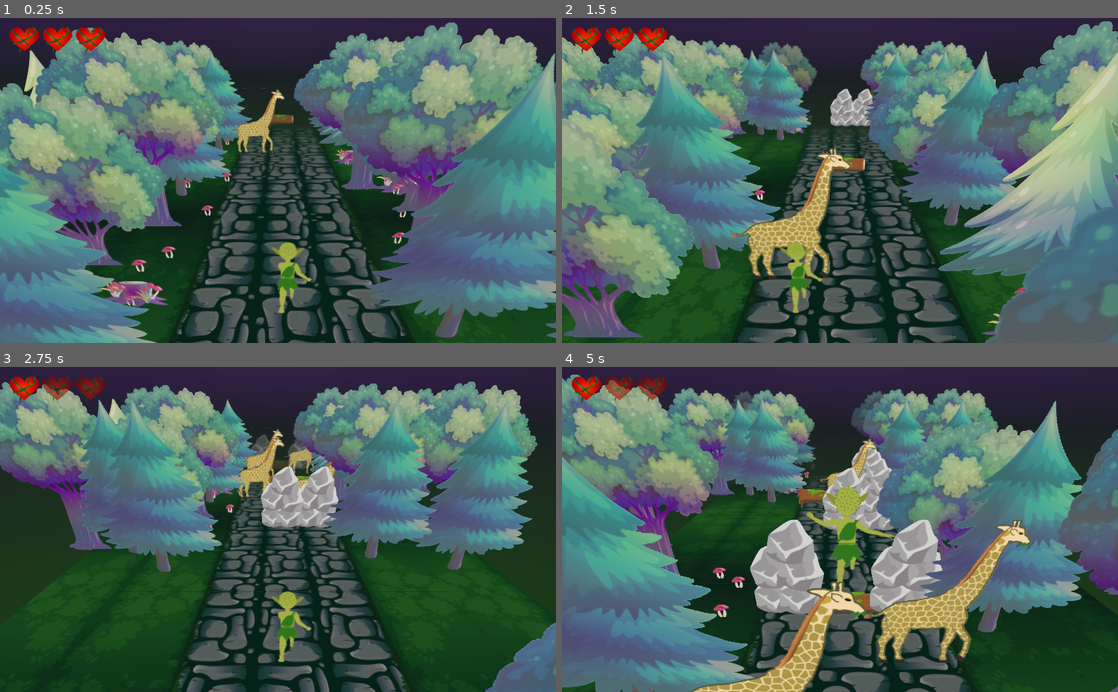
Above: before the commit, frames 1-4 (two rows, left to right).
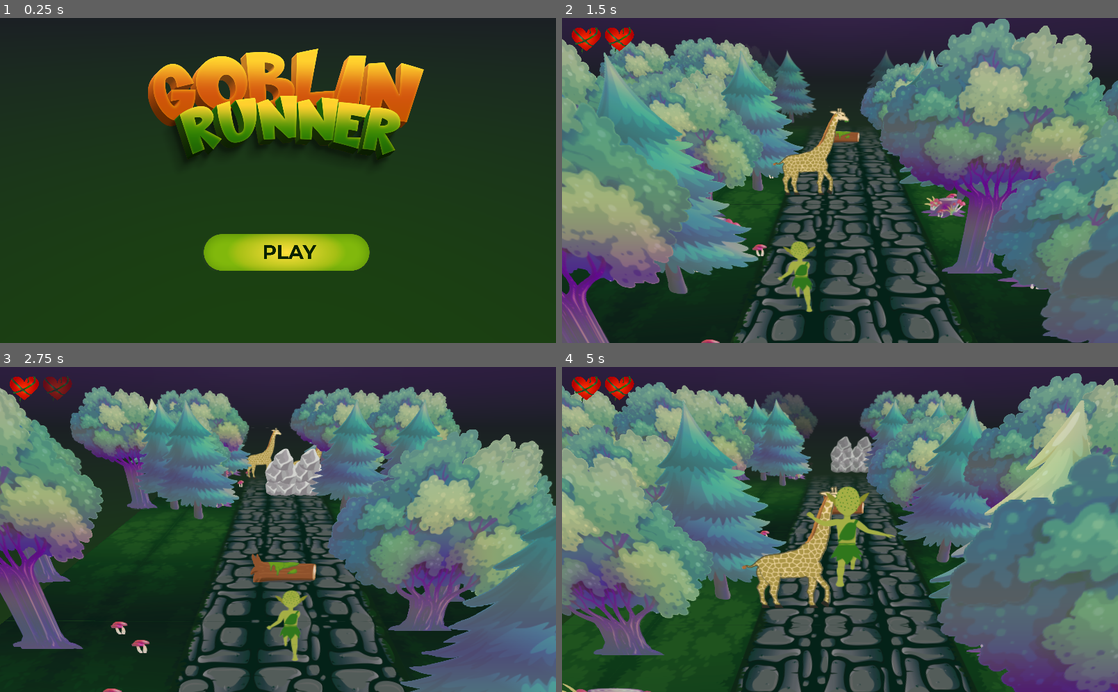
Above: after the commit, the same moments.

Repository: RafaelKuhn/globin
Game: Godot game, scene res://Menu.tscn
Same seed, same stepped clock (60 frames per second), same inputs: the game is played once before the commit and once after it. Before the commit the project starts from res://Game.tscn.
Inputs (mouse positions are in pixels of both pictures, inside the frame that each line leads up to):
- Up to frame 1 (0.25 s): no input
- Up to frame 2 (1.5 s): click (851, 252) at 0.52 s; tap A (A_key) at 1.35 s
- Up to frame 3 (2.75 s): tap D (D_key) at 2.1 s
- Up to frame 4 (5 s): tap S (S_key) at 2.85 s; click (851, 601) at 3.52 s; tap W (W_key) at 4.35 s

The runs differ from the first frame. In frame 1, 87% of the frame differs, in the area x 0-100%, y 0-100%; in frame 2, 69%; in frame 3, 67%; in frame 4, 75%.

Commit message:
features: hp loss, lose game criteria, main menu

Diff:
--- a/Game.tscn
+++ b/Game.tscn
@@ -1,8 +1,9 @@
-[gd_scene load_steps=9 format=2]
+[gd_scene load_steps=10 format=2]
 
 [ext_resource path="res://player/player.tscn" type="PackedScene" id=1]
 [ext_resource path="res://obstacles/Toco.tscn" type="PackedScene" id=2]
 [ext_resource path="res://map/Map.tscn" type="PackedScene" id=3]
+[ext_resource path="res://obstacles/all-obstacles.gd" type="Script" id=4]
 [ext_resource path="res://obstacles/Preda.tscn" type="PackedScene" id=5]
 [ext_resource path="res://obstacles/Gifa.tscn" type="PackedScene" id=6]
 [ext_resource path="res://hp/hp.gd" type="Script" id=7]
@@ -46,6 +47,7 @@
 [node name="Map" parent="." instance=ExtResource( 3 )]
 
 [node name="Obstacles" type="Spatial" parent="."]
+script = ExtResource( 4 )
 
 [node name="Gifa0" parent="Obstacles" instance=ExtResource( 6 )]
 transform = Transform( 1.6, 0, 0, 0, 1.6, 0, 0, 0, 1, 1, 0, -8.19611 )
@@ -334,9 +336,7 @@
 [node name="HP Regen Timer" type="Timer" parent="UI/HP"]
 one_shot = true
 
-[node name="GameEndPanel" type="Node2D" parent="UI"]
-
-[node name="Menu" type="Node2D" parent="UI"]
+[node name="GameState" type="Node" parent="."]
 
 [connection signal="damage_taken" from="Player" to="UI/HP" method="_on_Player_damage_taken"]
 [connection signal="on_any_collision" from="Obstacles/Gifa0" to="Player" method="_on_any_obstacle_z_collision"]
--- /dev/null
+++ b/Menu.tscn
@@ -0,0 +1,62 @@
+[gd_scene load_steps=6 format=2]
+
+[ext_resource path="res://menus/menu.gd" type="Script" id=1]
+[ext_resource path="res://menus/play(1).png" type="Texture" id=2]
+[ext_resource path="res://menus/GOBLIN-RUNNER-PNG.png" type="Texture" id=3]
+
+[sub_resource type="ProceduralSky" id=2]
+sky_top_color = Color( 0.27339, 0.0858, 0.39, 1 )
+sky_horizon_color = Color( 0.0901961, 0.105882, 0.121569, 1 )
+sky_curve = 0.36
+sky_energy = 1.3
+ground_bottom_color = Color( 0.0901961, 0.227451, 0.0509804, 1 )
+ground_horizon_color = Color( 0.0901961, 0.105882, 0.121569, 1 )
+ground_curve = 0.298571
+ground_energy = 1.3
+
+[sub_resource type="Environment" id=1]
+background_mode = 2
+background_sky = SubResource( 2 )
+background_sky_orientation = Basis( 1, 0, 0, 0, 0.996195, 0.0871557, 0, -0.0871557, 0.996195 )
+background_color = Color( 0.141176, 0.141176, 0.141176, 1 )
+dof_blur_far_distance = 29.95
+dof_blur_far_transition = 0.08
+glow_intensity = 3.69
+
+[node name="Global" type="Node"]
+
+[node name="Menu" type="Node" parent="."]
+script = ExtResource( 1 )
+
+[node name="Goblin-Runner-Png" type="Sprite" parent="Menu"]
+position = Vector2( 527, 159 )
+scale = Vector2( 0.4, 0.4 )
+texture = ExtResource( 3 )
+
+[node name="Camera" type="Camera" parent="Menu"]
+transform = Transform( -1, 3.6942e-05, -7.92224e-05, 0, 0.906308, 0.422618, 8.74122e-05, 0.422618, -0.906308, 1.871, 3.493, 2.888 )
+environment = SubResource( 1 )
+fov = 60.0
+size = 2.0
+__meta__ = {
+"_editor_description_": "
+
+
+
+"
+}
+
+[node name="PlayButton" type="TextureButton" parent="Menu"]
+anchor_top = 0.5
+anchor_bottom = 0.5
+margin_left = 372.0
+margin_top = 99.0
+margin_right = 1411.0
+margin_bottom = 324.0
+rect_scale = Vector2( 0.3, 0.3 )
+texture_normal = ExtResource( 2 )
+__meta__ = {
+"_edit_use_anchors_": false
+}
+
+[connection signal="pressed" from="Menu/PlayButton" to="Menu" method="_on_PlayButton_pressed"]
--- /dev/null
+++ b/game.gd
@@ -0,0 +1,25 @@
+extends Node
+
+const game_scene = preload("res://Game.tscn")
+const menu_scene = preload("res://Menu.tscn")
+
+const GAME_INSTANCE_NAME = "GAME_INSTANCE"
+const MENU_INSTANCE_NAME = "MENU_INSTANCE"
+
+func load_game_scene(): # TODO [prod]: menu limpa a si mesmo, o game não (ver)
+	var game_instance = game_scene.instance()
+	game_instance.name = GAME_INSTANCE_NAME
+	get_tree().get_root().add_child(game_instance)
+
+func load_menu_scene():
+	var menu_instance = menu_scene.instance()
+	menu_instance.name = MENU_INSTANCE_NAME
+	var root = get_tree().get_root()
+	root.remove_child(root.get_node(GAME_INSTANCE_NAME))
+	root.add_child(menu_instance)
+
+func lose_game():
+	load_menu_scene()
+
+func win_game():
+	print("bom")
--- a/global.gd
+++ b/global.gd
@@ -10,3 +10,5 @@
 const GAME_Z_START := -12.7
 
 const ALPHA_INCREMENT_SPEED := 3.0
+
+const ROOT_GAME_PATH = "/root/Game"
--- a/hp/hp.gd
+++ b/hp/hp.gd
@@ -1,17 +1,16 @@
 extends Node2D
-
-signal lost_all_hp() # TODO: implement
 
 const NodeHP = preload("res://hp/vida.tscn")
 const NodeBlinkingHP = preload("res://hp/vida-piscando.tscn")
 const NodeLostHP = preload("res://hp/vida-perdida.tscn")
 
 const HP_REGEN_TIME_SEC := 5
-const MAX_HP := 3
+const MAX_HP := 2
 
 var instanced_hp_sprites := []
 var current_hp := MAX_HP
 
+const Global = preload("res://global.gd")
 
 ##################### callbacks #####################
 func _ready() -> void:
@@ -23,6 +22,9 @@
 ##################### HP #####################
 func decrement_health() -> void:
 	current_hp -= 1
+	if current_hp == 0:
+		get_node(Global.ROOT_GAME_PATH).lose_game()
+
 	update_heart_sprites()
 	queue_hp_regen()
 
--- a/map/scrolling-ground.gd
+++ b/map/scrolling-ground.gd
@@ -1,6 +1,6 @@
 extends Sprite3D
 
-var Global = preload("res://global.gd")
+const Global = preload("res://global.gd")
 
 var time := 0.0
 
--- /dev/null
+++ b/menus/GameEndPanel.tscn
@@ -0,0 +1,32 @@
+[gd_scene load_steps=2 format=2]
+
+[ext_resource path="res://map/sprites/cogumelos.png" type="Texture" id=1]
+
+[node name="GameEndPanel" type="Node2D"]
+
+[node name="Button" type="Button" parent="."]
+anchor_left = 0.5
+anchor_top = 0.5
+anchor_right = 0.5
+anchor_bottom = 0.5
+margin_left = 377.0
+margin_top = 38.0
+margin_right = 435.0
+margin_bottom = 58.0
+grow_horizontal = 2
+grow_vertical = 0
+rect_scale = Vector2( 4.50055, 4.31038 )
+text = "REPLAY"
+__meta__ = {
+"_edit_use_anchors_": false
+}
+
+[node name="Perdeu" type="Sprite" parent="."]
+position = Vector2( 495.251, 326.861 )
+scale = Vector2( 13.817, -10.524 )
+texture = ExtResource( 1 )
+
+[node name="Ganhou" type="Sprite" parent="."]
+position = Vector2( 494.251, 326.861 )
+scale = Vector2( 13.8168, 10.5241 )
+texture = ExtResource( 1 )
--- /dev/null
+++ b/menus/menu.gd
@@ -0,0 +1,7 @@
+extends Node
+
+const Global = preload("res://global.gd")
+
+func _on_PlayButton_pressed():
+	get_node(Global.ROOT_GAME_PATH).load_game_scene();
+	queue_free()
--- a/obstacles/Obstacle.gd
+++ b/obstacles/Obstacle.gd
@@ -1,9 +1,9 @@
 extends Spatial
-class_name Obstacle
+# class_name Obstacle
 
 signal on_any_collision(lane, tipo)
 
-var Global = preload("res://global.gd")
+const Global = preload("res://global.gd")
 export(Global.OBSTACLE_TYPE) var type
 
 var has_collided := false
--- a/obstacles/Preda.tscn
+++ b/obstacles/Preda.tscn
@@ -1,7 +1,7 @@
 [gd_scene load_steps=3 format=2]
 
 [ext_resource path="res://obstacles/Obstacle.tscn" type="PackedScene" id=1]
-[ext_resource path="res://dev/pedra .png" type="Texture" id=2]
+[ext_resource path="res://obstacles/sprites/pedra .png" type="Texture" id=2]
 
 [node name="Preda0" instance=ExtResource( 1 )]
 type = 1
--- /dev/null
+++ b/obstacles/all-obstacles.gd
@@ -0,0 +1,11 @@
+extends Spatial
+
+var obstacles := []
+
+func _ready():
+	var children = get_children()
+	for obstacle in children:
+		obstacles.push_back(obstacle)
+		# TODO: connect to signal
+
+	print("amount of obstacles %d " % obstacles.size())
--- a/player/player.gd
+++ b/player/player.gd
@@ -2,7 +2,7 @@
 
 signal damage_taken()
 
-var Global = preload("res://global.gd")
+const Global = preload("res://global.gd")
 enum VerticalState { DEFAULT, JUMPING, ROLLING }
 enum HorizontalState { RUNNING, SWITCHING }
 
--- a/project.godot
+++ b/project.godot
@@ -13,22 +13,22 @@
 "class": "Global",
 "language": "GDScript",
 "path": "res://global.gd"
-}, {
-"base": "Spatial",
-"class": "Obstacle",
-"language": "GDScript",
-"path": "res://obstacles/obstacle.gd"
 } ]
 _global_script_class_icons={
-"Global": "",
-"Obstacle": ""
+"Global": ""
 }
 
 [application]
 
 config/name="Globin"
-run/main_scene="res://Game.tscn"
-config/icon="res://icon.png"
+run/main_scene="res://Menu.tscn"
+config/icon="res://menus/GOBLIN-RUNNER-PNG.png"
+config/macos_native_icon="Globin"
+config/windows_native_icon="Globin"
+
+[autoload]
+
+Game="*res://game.gd"
 
 [input]
 
Binary file added: menus/GOBLIN-RUNNER-PNG.png
Not shown, added: menus/GOBLIN-RUNNER-PNG.png.import
Binary file added: menus/play(1).png
Not shown, added: menus/play(1).png.import
Renamed: dev/pedra .png -> obstacles/sprites/pedra .png
Not shown, changed: obstacles/sprites/pedra .png.import
